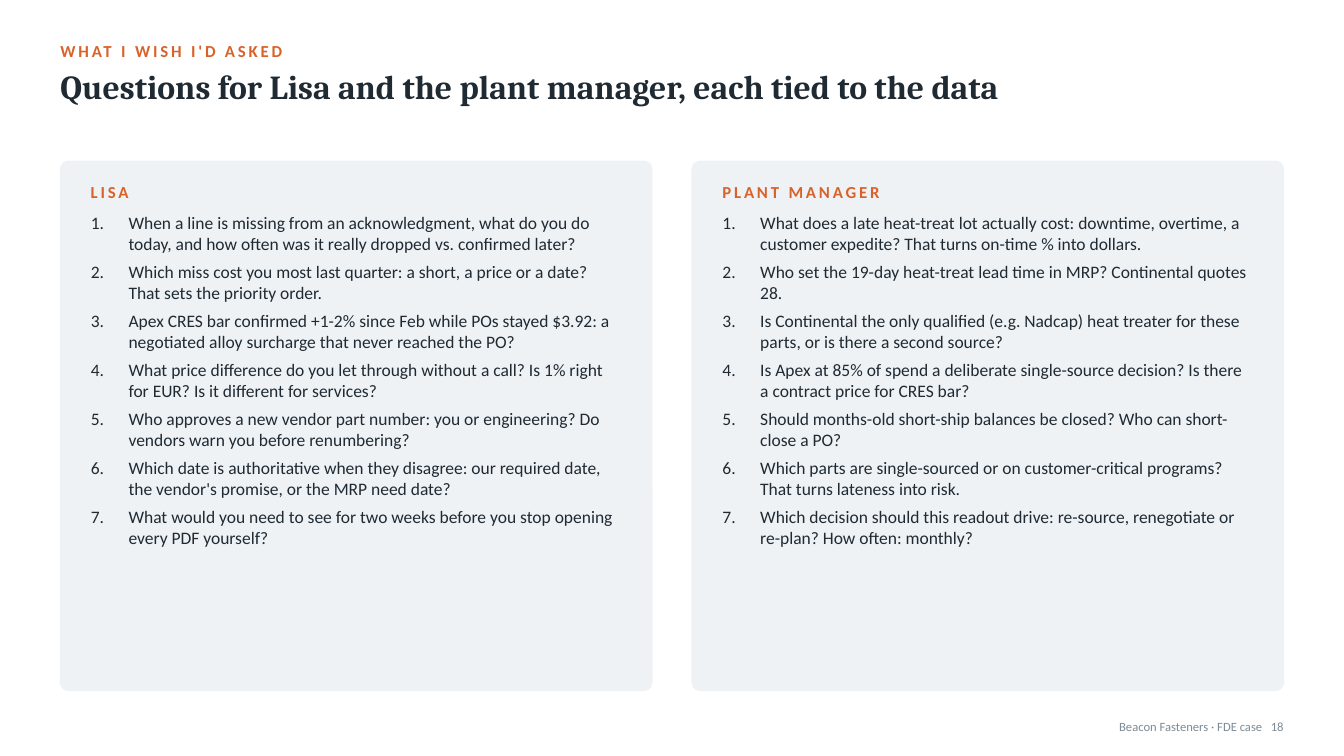
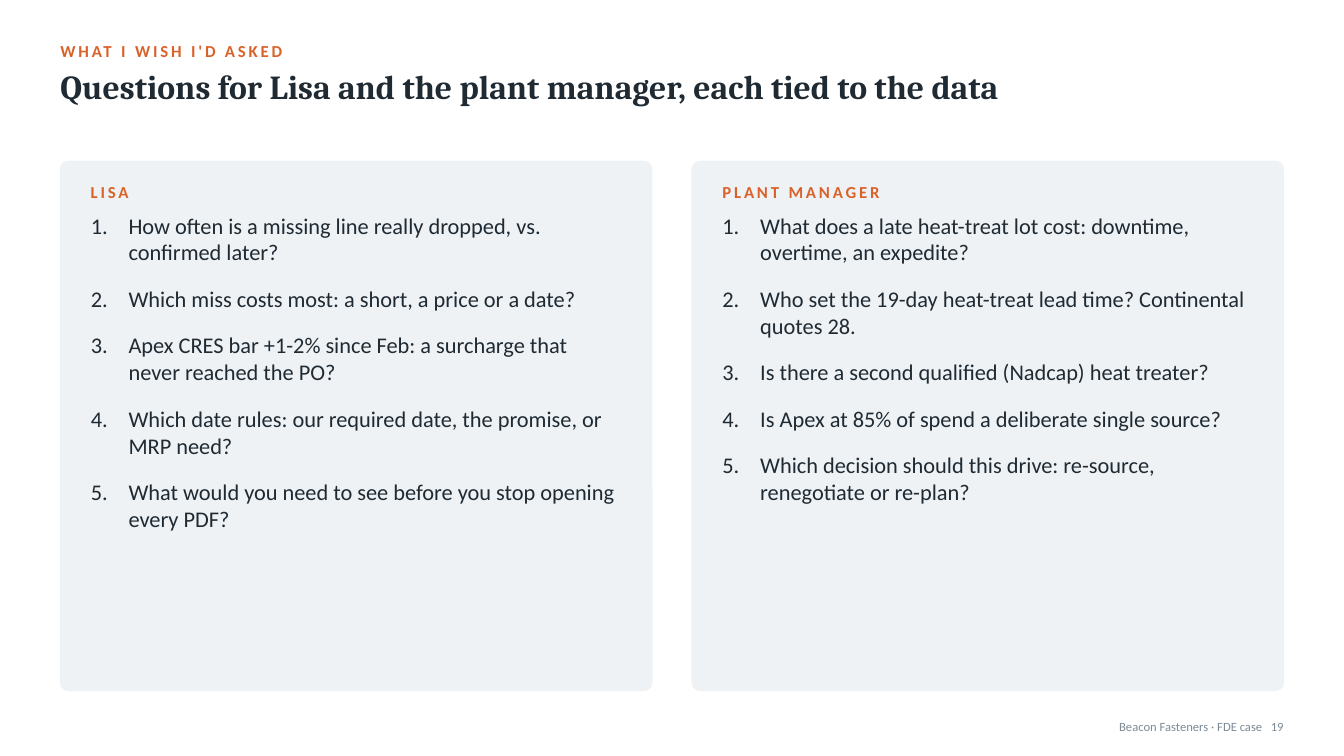
Before and after one commit to SmritaPandey/BeaconFasteners, a slide deck: slide 19 of Beacon Superday-Submission/presentation/Beacon_FDE_Casestudy.pptx (slide 18 before the commit). Drawn at 1344x756 pixels with LibreOffice and Linux fonts; fonts in the diff are those of the drawing. Boxes give left, top, right and bottom in pixels: in the first picture for what was removed or moved away, otherwise in the second. Text is boxed around its words. In the diff, an @@ line names an element or a change of style, - is before the commit and + after.

```diff
--- a/Beacon Superday-Submission/presentation/Beacon_FDE_Casestudy.pptx
+++ b/Beacon Superday-Submission/presentation/Beacon_FDE_Casestudy.pptx
@@ text at (x1=129, y1=218, x2=614, y2=531): text changed; size 12.5 to 16 pt @@
-1. When a line is missing from an acknowledgment, what do you do today, and how often was it really dropped vs. confirmed later?
-2. Which miss cost you most last quarter: a short, a price or a date? That sets the priority order.
-3. Apex CRES bar confirmed +1-2% since Feb while POs stayed $3.92: a negotiated alloy surcharge that never reached the PO?
-4. What price difference do you let through without a call? Is 1% right for EUR? Is it different for services?
-5. Who approves a new vendor part number: you or engineering? Do vendors warn you before renumbering?
-6. Which date is authoritative when they disagree: our required date, the vendor's promise, or the MRP need date?
-7. What would you need to see for two weeks before you stop opening every PDF yourself?
+1. How often is a missing line really dropped, vs. confirmed later?
+2. Which miss costs most: a short, a price or a date?
+3. Apex CRES bar +1-2% since Feb: a surcharge that never reached the PO?
+4. Which date rules: our required date, the promise, or MRP need?
+5. What would you need to see before you stop opening every PDF?
@@ text at (x1=760, y1=218, x2=1244, y2=504): text changed; size 12.5 to 16 pt @@
-1. What does a late heat-treat lot actually cost: downtime, overtime, a customer expedite? That turns on-time % into dollars.
-2. Who set the 19-day heat-treat lead time in MRP? Continental quotes 28.
-3. Is Continental the only qualified (e.g. Nadcap) heat treater for these parts, or is there a second source?
-4. Is Apex at 85% of spend a deliberate single-source decision? Is there a contract price for CRES bar?
-5. Should months-old short-ship balances be closed? Who can short-close a PO?
-6. Which parts are single-sourced or on customer-critical programs? That turns lateness into risk.
-7. Which decision should this readout drive: re-source, renegotiate or re-plan? How often: monthly?
+1. What does a late heat-treat lot cost: downtime, overtime, an expedite?
+2. Who set the 19-day heat-treat lead time? Continental quotes 28.
+3. Is there a second qualified (Nadcap) heat treater?
+4. Is Apex at 85% of spend a deliberate single source?
+5. Which decision should this drive: re-source, renegotiate or re-plan?
```
Also in this commit, not shown: 11 other slides changed, 1 slide added, 14 other files.
